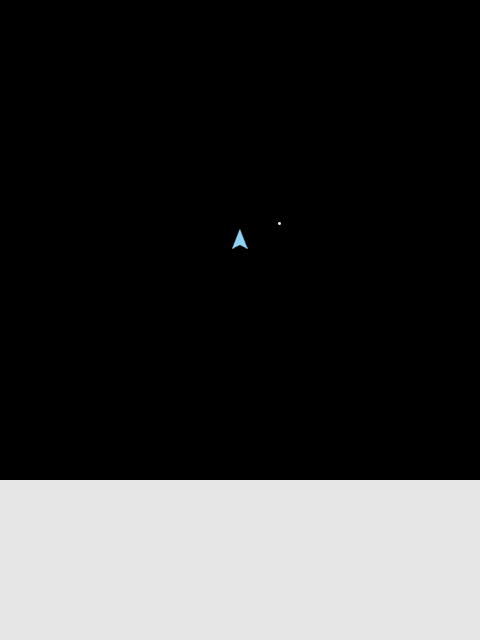
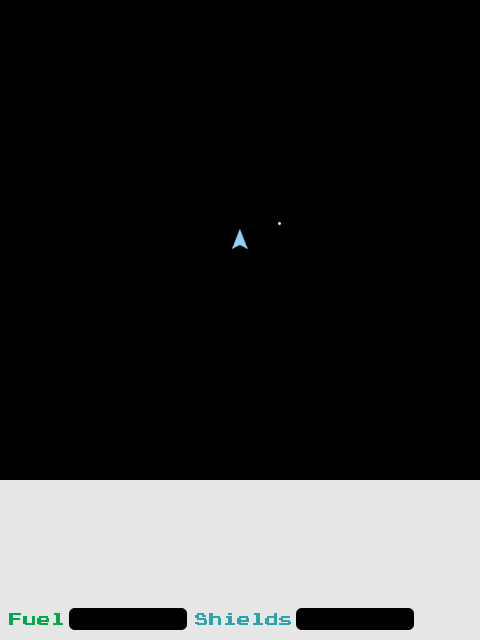
Two versions of the same layered image (w=480, h=640). Layer-by-layer changes:
added layer "Shields" above "shieldsMeter" over left=195, top=613, right=291, bottom=625
added layer "shieldsMeter" above "fuelMeter" over left=296, top=608, right=414, bottom=630
added layer "fuelMeter" above "infoPanelElements" over left=69, top=608, right=187, bottom=630
added layer "infoPanelElements" above "star" over left=9, top=613, right=63, bottom=625
